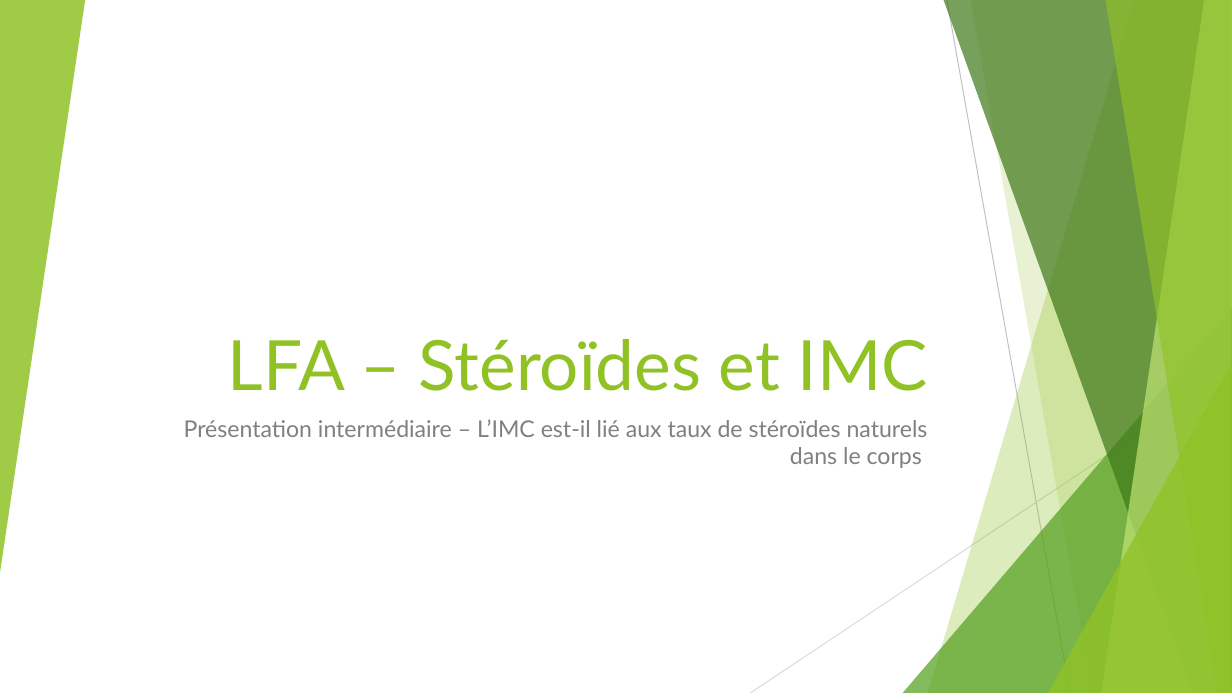
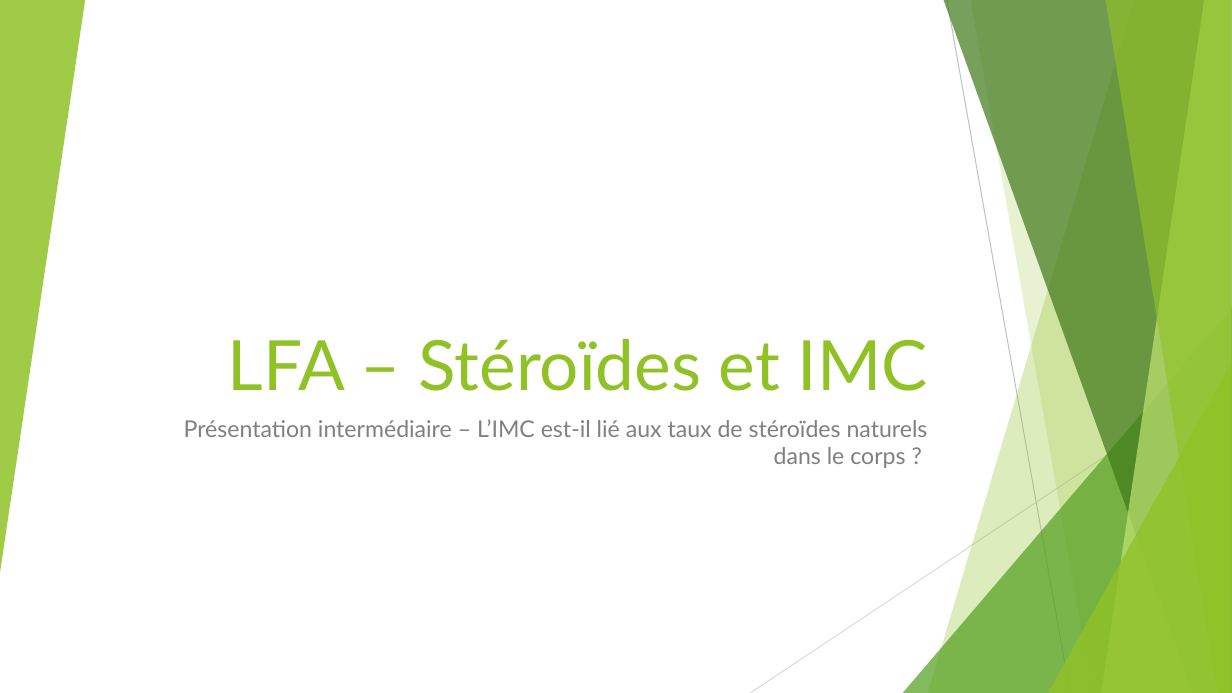
Before and after one commit to simon-baehler/LFA-Steroide, a slide deck: slide 1 of Presentations/Intermediaire/LFA_Baehler_Schowing_Intermédiaire.pptx. Drawn at 1232x693 pixels with LibreOffice and Linux fonts; fonts in the diff are those of the drawing. Boxes give left, top, right and bottom in pixels: in the first picture for what was removed or moved away, otherwise in the second. Text is boxed around its words. In the diff, an @@ line names an element or a change of style, - is before the commit and + after.

```diff
--- a/Presentations/Intermediaire/LFA_Baehler_Schowing_Intermédiaire.pptx
+++ b/Presentations/Intermediaire/LFA_Baehler_Schowing_Intermédiaire.pptx
@@ subtitle at [184, 419, 928, 468]: text changed @@
-Présentation intermédiaire – L’IMC est-il lié aux taux de stéroïdes naturels dans le corps
+Présentation intermédiaire – L’IMC est-il lié aux taux de stéroïdes naturels dans le corps ?
```
Also in this commit, not shown: 5 other slides changed.
